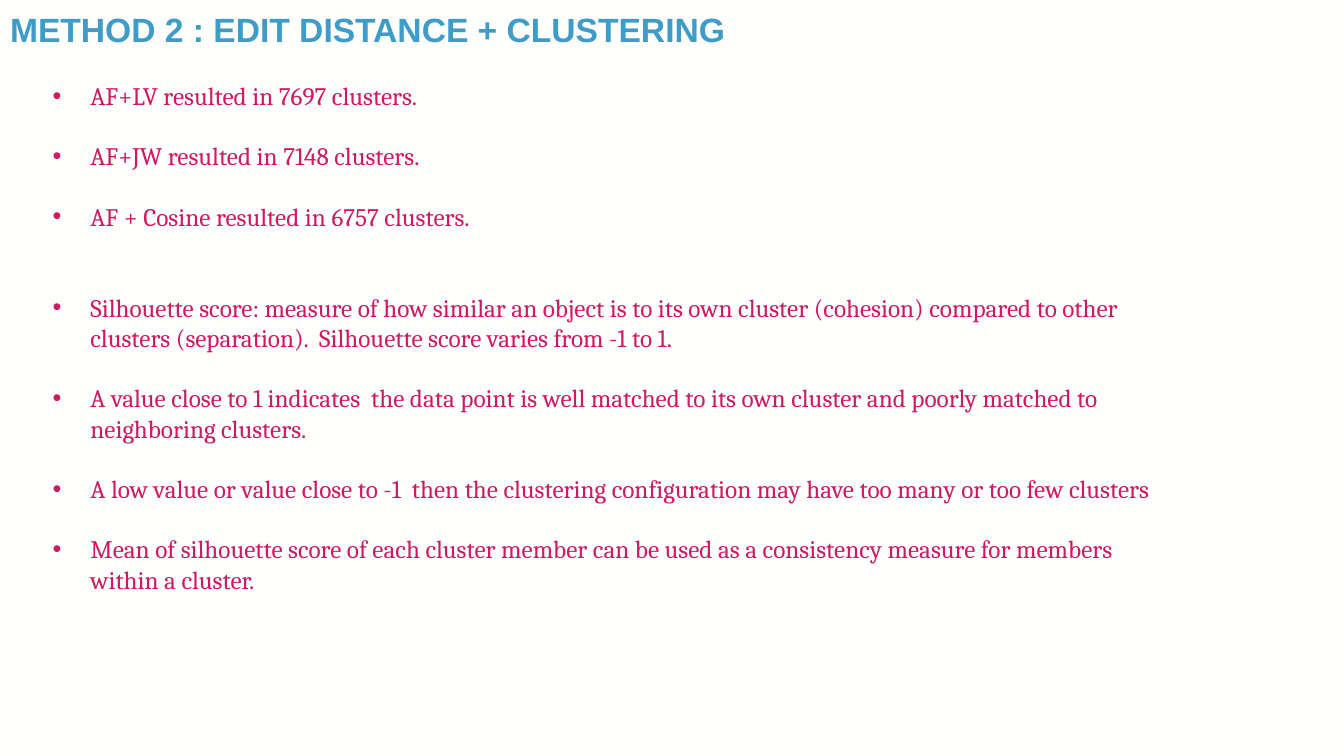
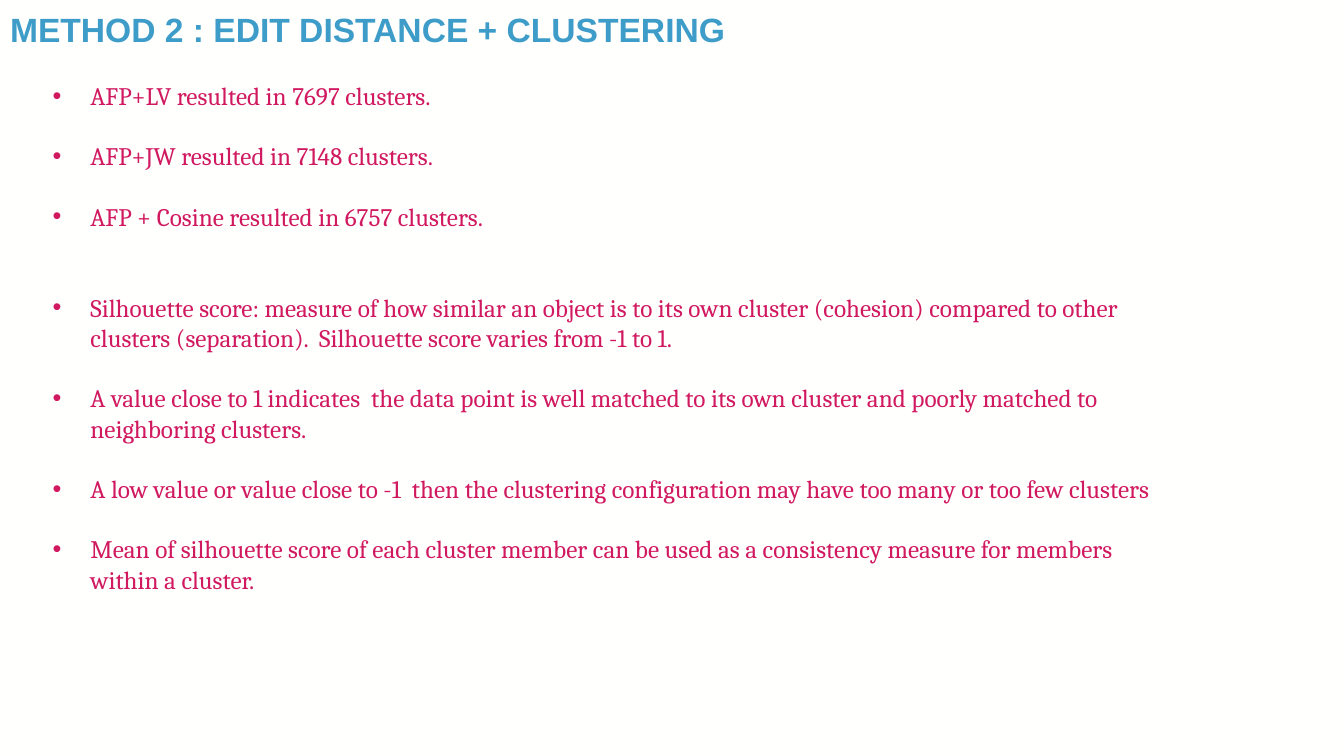
Before and after one commit to TaylorResearchLab/CANTOS, a slide deck: slide 19 of presentations/BIG_2024.pptx (slide 18 before the commit). Drawn at 1344x756 pixels with LibreOffice and Linux fonts; fonts in the diff are those of the drawing; background and template pictures are left out. Boxes give left, top, right and bottom in pixels: in the first picture for what was removed or moved away, otherwise in the second. Text is boxed around its words. In the diff, an @@ line names an element or a change of style, - is before the commit and + after.

```diff
--- a/presentations/BIG_2024.pptx
+++ b/presentations/BIG_2024.pptx
@@ text at <box>90,87,483,227</box>: text changed @@
-• AF+LV resulted in 7697 clusters.
-• AF+JW resulted in 7148 clusters.
-• AF + Cosine resulted in 6757 clusters.
+• AFP+LV resulted in 7697 clusters.
+• AFP+JW resulted in 7148 clusters.
+• AFP + Cosine resulted in 6757 clusters.
```
Also in this commit, not shown: 15 other slides changed, 7 slides added, 2 slides removed, 1 other file.
